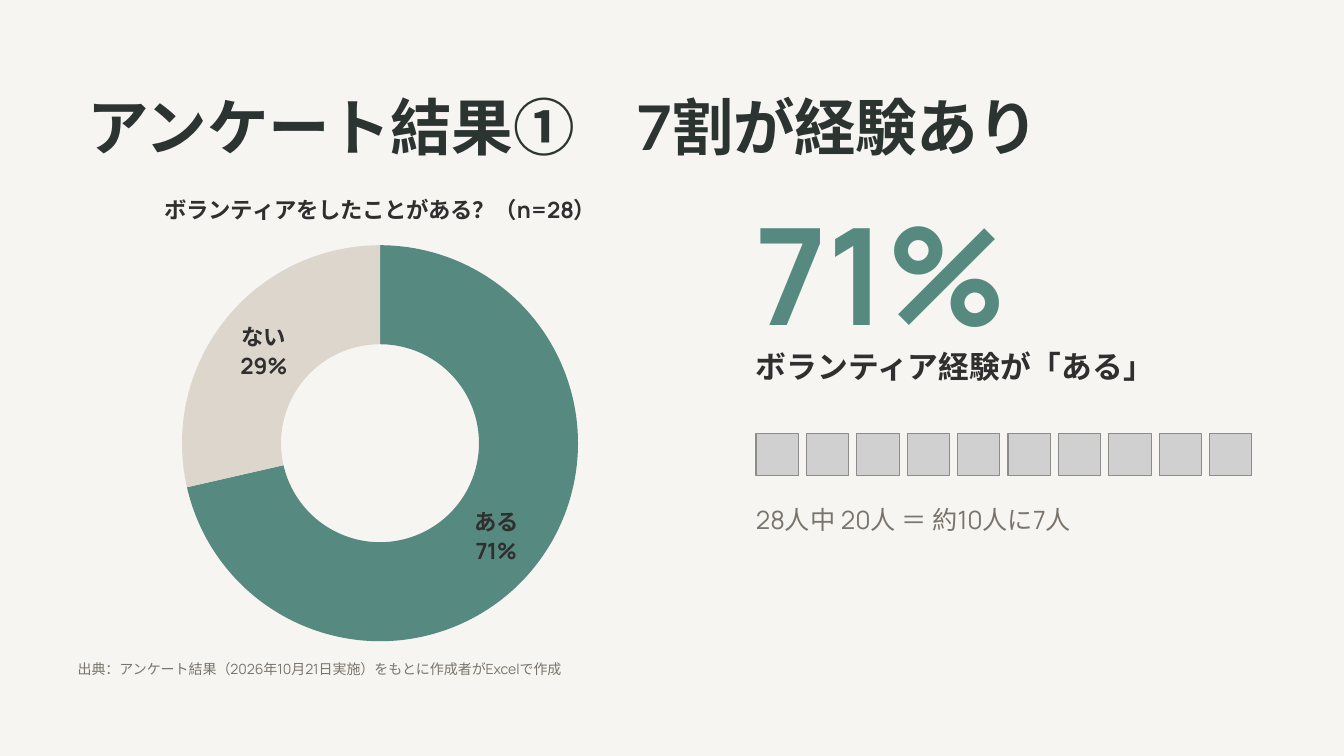
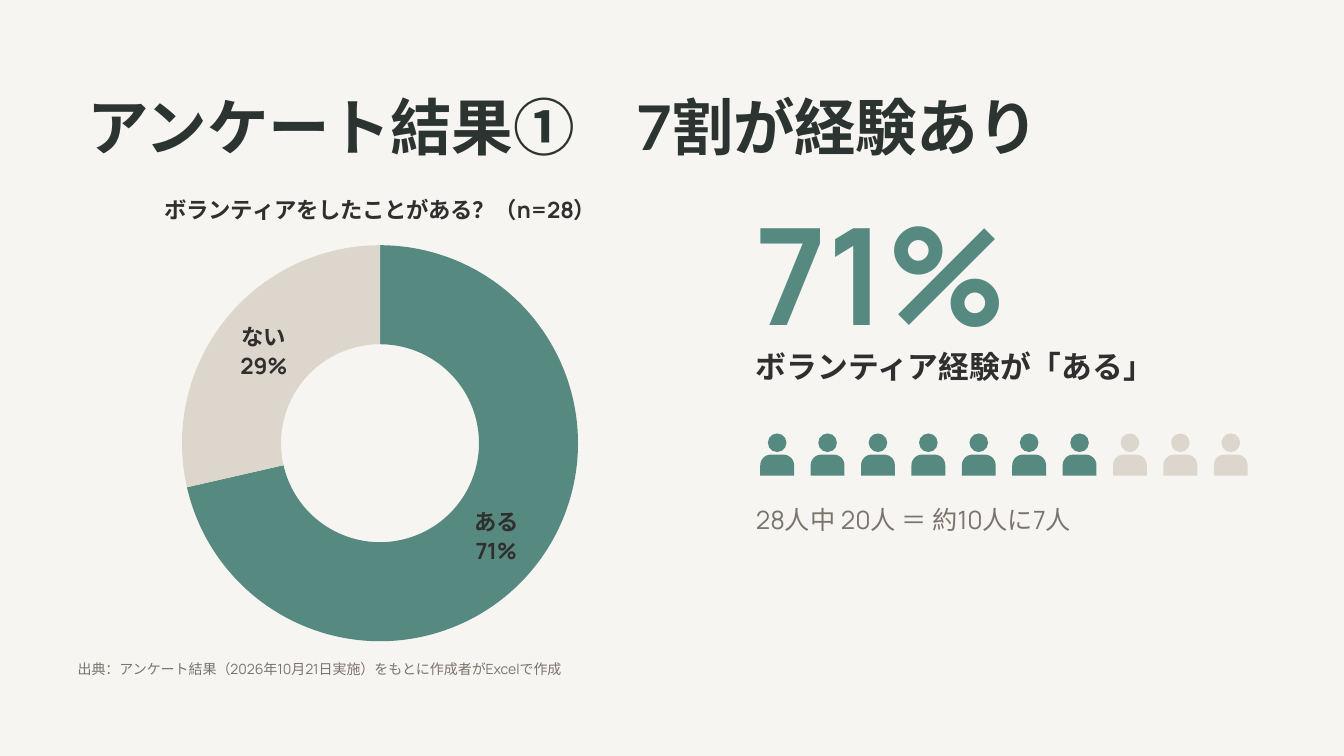
Before and after one commit to rfbtk2rn9s-pixel/WHY-B, a slide deck: slide 1 of アンケート結果_林.pptx. Drawn at 1344x756 pixels with LibreOffice and Linux fonts; fonts in the diff are those of the drawing; grey boxes stand for pictures. Boxes give left, top, right and bottom in pixels: in the first picture for what was removed or moved away, otherwise in the second. Text is boxed around its words. In the diff, an @@ line names an element or a change of style, - is before the commit and + after.

```diff
--- a/アンケート結果_林.pptx
+++ b/アンケート結果_林.pptx
@@ picture removed at (756, 434, 799, 476) @@
@@ ellipse added at (768, 434, 786, 452), fill #568A80 @@
@@ picture removed at (807, 434, 849, 476) @@
@@ ellipse added at (819, 434, 837, 452), fill #568A80 @@
@@ picture removed at (857, 434, 899, 476) @@
@@ ellipse added at (869, 434, 887, 452), fill #568A80 @@
@@ picture removed at (907, 434, 950, 476) @@
@@ ellipse added at (920, 434, 938, 452), fill #568A80 @@
@@ picture removed at (958, 434, 1000, 476) @@
@@ ellipse added at (970, 434, 988, 452), fill #568A80 @@
@@ picture removed at (1008, 434, 1051, 476) @@
@@ ellipse added at (1020, 434, 1038, 452), fill #568A80 @@
@@ picture removed at (1059, 434, 1101, 476) @@
@@ ellipse added at (1071, 434, 1089, 452), fill #568A80 @@
@@ picture removed at (1109, 434, 1151, 476) @@
@@ ellipse added at (1121, 434, 1139, 452), fill #DDD6CC @@
@@ picture removed at (1159, 434, 1202, 476) @@
@@ ellipse added at (1172, 434, 1190, 452), fill #DDD6CC @@
@@ picture removed at (1210, 434, 1252, 476) @@
@@ ellipse added at (1222, 434, 1240, 452), fill #DDD6CC @@
@@ round same rect added at (760, 455, 795, 476), fill #568A80 @@
@@ round same rect added at (811, 455, 845, 476), fill #568A80 @@
@@ round same rect added at (861, 455, 895, 476), fill #568A80 @@
@@ round same rect added at (911, 455, 946, 476), fill #568A80 @@
@@ round same rect added at (962, 455, 996, 476), fill #568A80 @@
@@ round same rect added at (1012, 455, 1047, 476), fill #568A80 @@
@@ round same rect added at (1063, 455, 1097, 476), fill #568A80 @@
@@ round same rect added at (1113, 455, 1147, 476), fill #DDD6CC @@
@@ round same rect added at (1164, 455, 1198, 476), fill #DDD6CC @@
@@ round same rect added at (1214, 455, 1248, 476), fill #DDD6CC @@
```
Also in this commit, not shown: 1 other slide changed.
